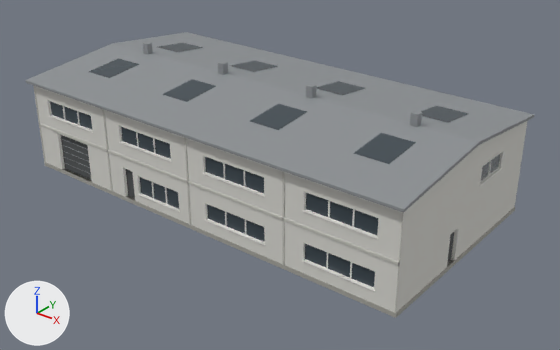
The Blender file art/test-street/w2-workshop.blend: old version first, new version second.
Before and after are seen from a camera (50 mm lens) standing at (33.2, -39.9, 26.1) and looking at (1.7, -0.4, 1.6). The lights are fixed; the arrows at lower left show +X, +Y and +Z. The picture after the commit comes second.

The first picture shows 'w2-workshop'.
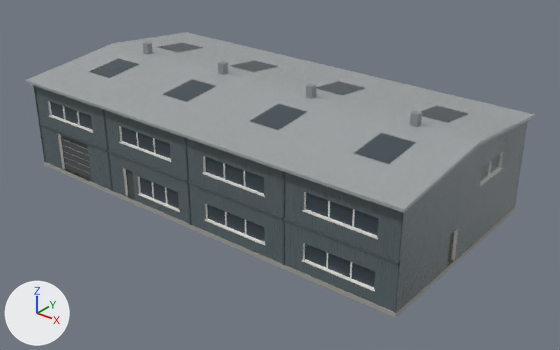
The change, as a list of edits to the scene's bpy script:
```text
Add img_sheet_roughness_jpg:
    img_sheet_roughness_jpg = load_image('sheet-roughness.jpg', '../materials/test-street/sheet-roughness.jpg', 1024, 1024, 'Non-Color')
Add img_sheet_albedo_jpg:
    img_sheet_albedo_jpg = load_image('sheet-albedo.jpg', '../materials/test-street/sheet-albedo.jpg', 1024, 1024, 'sRGB')
Add img_sheet_normal_jpg:
    img_sheet_normal_jpg = load_image('sheet-normal.jpg', '../materials/test-street/sheet-normal.jpg', 1024, 1024, 'Non-Color')
Change mat_wall_end:
    mat_wall_end.base_color: (0.584, 0.578, 0.533) -> (0.0782, 0.105, 0.114)  # light grey #c9c8c1 -> greyish cyan #4f5b5f
Add mat_roof_sheet:
    mat_roof_sheet = bpy.data.materials.new('roof-sheet')
    # colours: light grey #bfc5c6
    # uses the picture img_sheet_albedo_jpg
    # uses the picture img_sheet_normal_jpg
    # uses the picture img_sheet_roughness_jpg
Add mat_wall_sheet:
    mat_wall_sheet = bpy.data.materials.new('wall-sheet')
    # colours: grey #6e7d82
    # uses the picture img_sheet_albedo_jpg
    # uses the picture img_sheet_normal_jpg
    # uses the picture img_sheet_roughness_jpg
Change me_front:
    where me_front.from_pydata(...)  # 1782 vertices, 735 faces; spans x -16.2..16.2, y -8.5..8.5, z 0.0..8.8
    used by ob_w2_workshop; location = (0.0, 0.0, 0.0)
    me_front part 1: all 188 faces that had it switch from mat_wall (light grey #d9d8d2) to mat_wall_sheet
    me_front part 2: 6 of the faces centred in x 0.0, y -8.5..8.5, z 7.0..7.6 switch from mat_metal (grey #8d9194) to mat_roof_sheet
    me_front part 3: 1 of the faces centred in x 16.2, y 0.0, z 7.3 switch from mat_metal (grey #8d9194) to mat_roof_sheet
```

Location of each change, (x1, y1, x2, y2) in pixels of the pictures (560 x 350 px):
'w2-workshop', recoloured: (28, 32, 534, 316) in both
part 1 of me_front, recoloured (light grey to grey): (35, 86, 527, 312) in both
part 2 of me_front, recoloured: (28, 32, 534, 213) in both
part 3 of me_front, recoloured: (404, 115, 534, 212) in both
